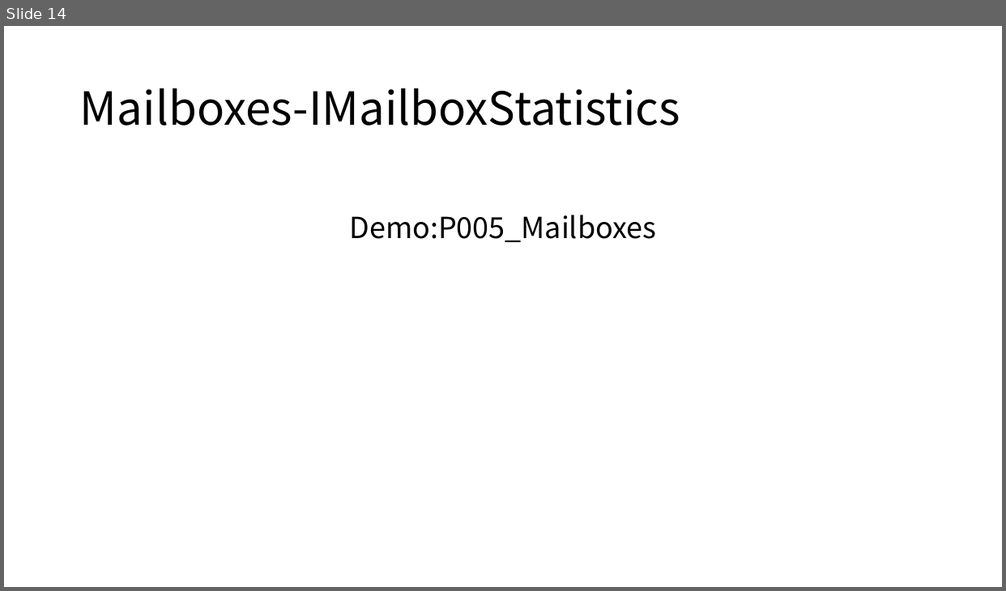
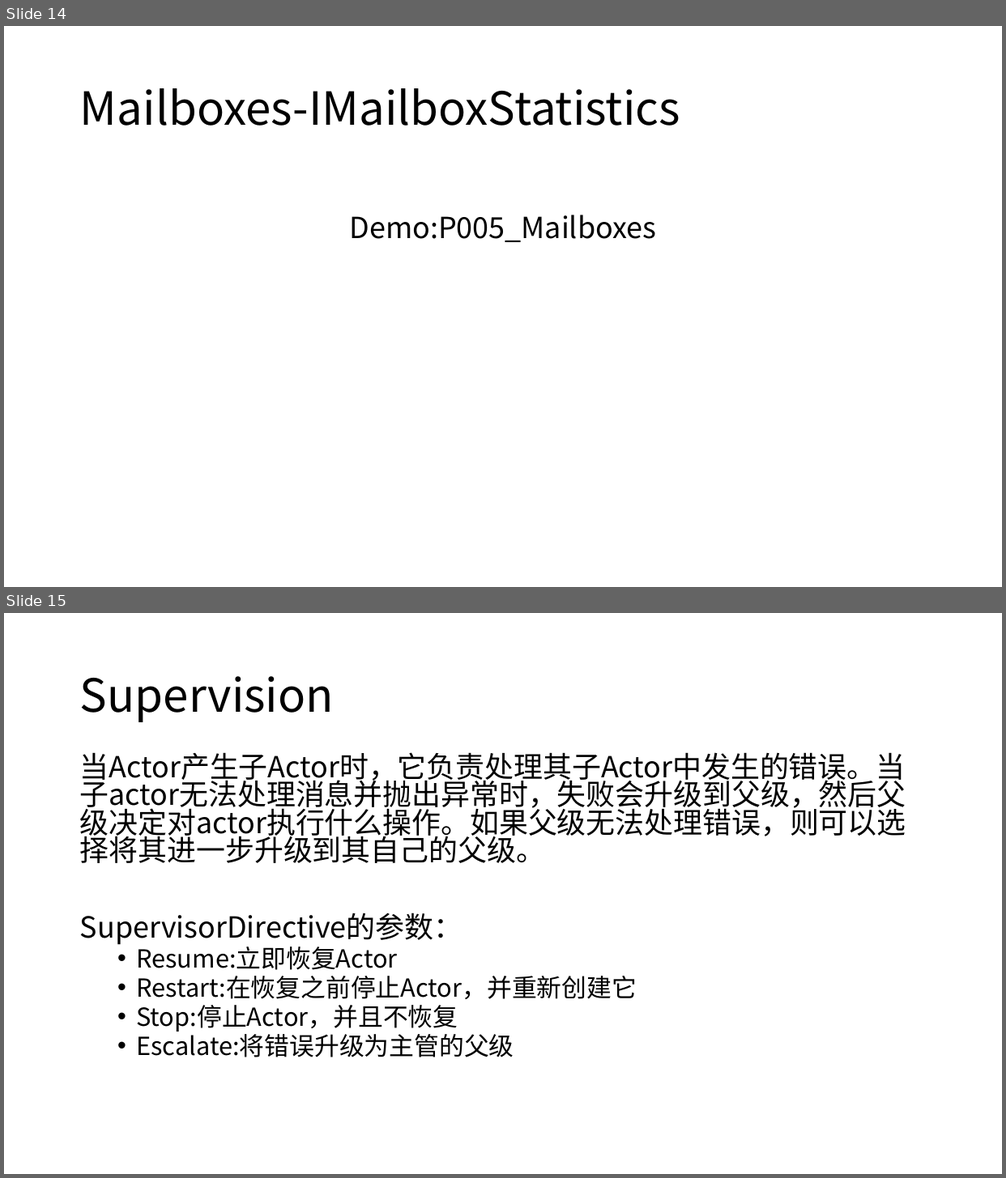
Before and after one commit to axzxs2001/ProtoActorSample, a slide deck: ProtoActorSample/Proto.Actor.pptx. Shown one above the other, each under a label of ours: slide 14 before the commit, slides 14 and 15 after it. The pictures are 1006x591 and 1006x1178 pixels, drawn with LibreOffice and Linux fonts; fonts in the diff are those of the drawing. Boxes give left, top, right and bottom in pixels: in the first picture for what was removed or moved away, otherwise in the second. Text is boxed around its words. In the diff, an @@ line names an element or a change of style, - is before the commit and + after.

```diff
--- a/ProtoActorSample/Proto.Actor.pptx
+++ b/ProtoActorSample/Proto.Actor.pptx
@@ slide 15 added at [4,613,1002,1174], background #FFFFFF @@
@@ title added at [80,676,334,722], 44 pt, text #000000 @@
+Supervision
@@ text added at [80,752,906,1058], 28 pt, text #000000 @@
+当Actor产生子Actor时，它负责处理其子Actor中发生的错误。当子actor无法处理消息并抛出异常时，失败会升级到父级，然后父级决定对actor执行什么操作。如果父级无法处理错误，则可以选择将其进一步升级到其自己的父级。
+SupervisorDirective的参数：
+  • Resume:立即恢复Actor
+  • Restart:在恢复之前停止Actor，并重新创建它
+  • Stop:停止Actor，并且不恢复
+  • Escalate:将错误升级为主管的父级
```
Also in this commit, not shown: 1 other slide added, 1 other file.
